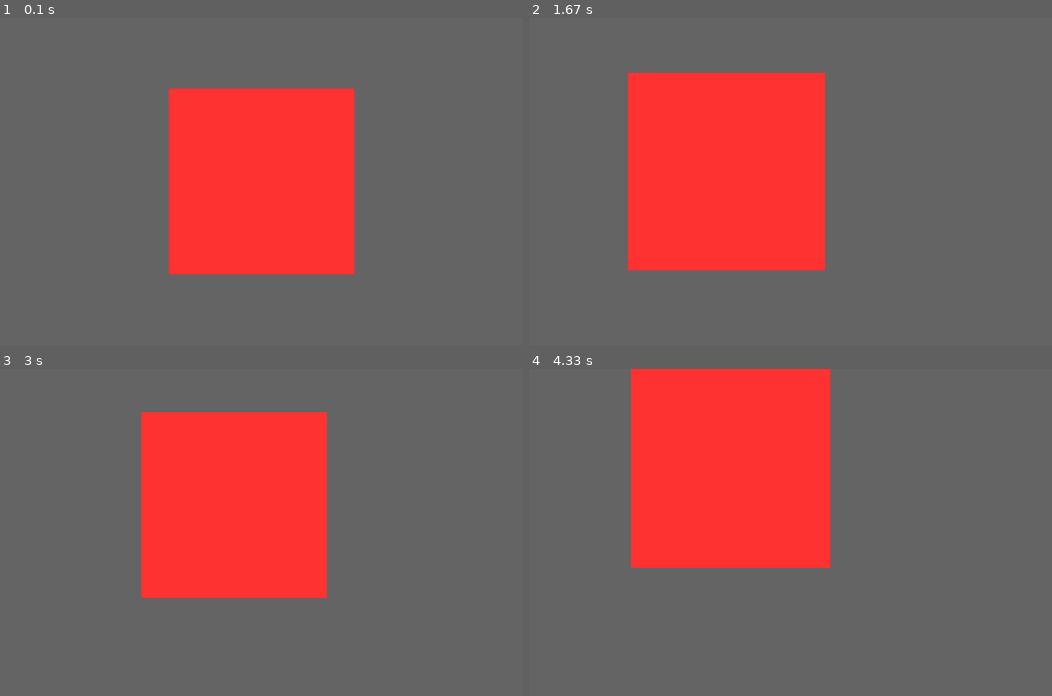
Above: before the commit, frames 1-4 (two rows, left to right).
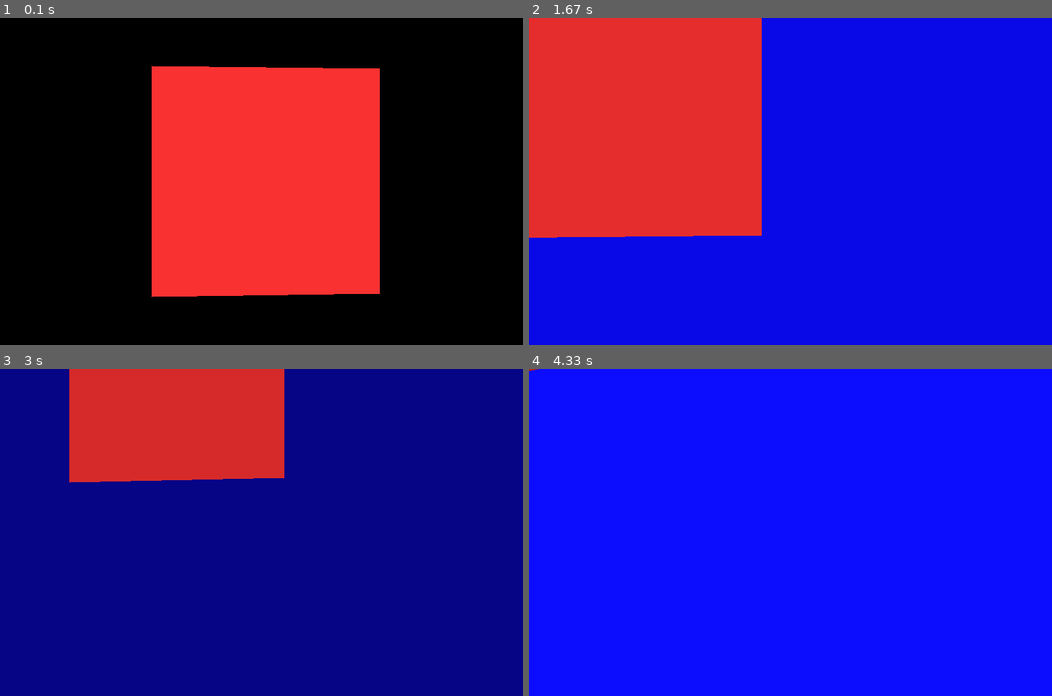
Above: after the commit, the same moments.

Repository: aaronpwinter/3d_space
Game: pygame game, started from pygame_example.py
The game is run twice, just before and just after one commit, with the same random seed, the same clock (stepped at 60 frames per second) and the same inputs.
Inputs (mouse positions are in pixels of both pictures, inside the frame that each line leads up to):
- Up to frame 1 (0.1 s): no input
- Up to frame 2 (1.67 s): hold D 0.33-0.8 s; move the mouse to (769, 194) at 0.37 s; click (957, 171) at 0.9 s; hold W 1.17-1.47 s; tap Shift at 1.23, 1.57 s; hold D from 1.5 s (still down)
- Up to frame 3 (3 s): tap Shift at 1.87, 2.07, 2.37, 2.63, 2.97 s; release D at 1.97 s; hold A 2-2.53 s; hold S 2.57-2.87 s; hold A from 2.9 s (still down)
- Up to frame 4 (4.33 s): release A at 3.3 s; hold W 3.33-3.7 s; tap Shift at 3.4, 3.8, 4.1 s; hold D from 3.73 s (still down)

The runs differ from the first frame. In frame 1, 80% of the frame differs, in the area x 0-100%, y 0-100%; in frame 2, 100%; in frame 3, 100%; in frame 4, 100%.

Commit message:
added base objects and models and a moving example

Diff:
--- a/camera.py
+++ b/camera.py
@@ -1,5 +1,6 @@
 from linear_algebra import Vector
 from rotation import Rotation
+import math
 
 _DEFAULT_FOCUS = (0,0,-100)
 _DEFAULT_LOCATION = (0,0,-10)
@@ -40,7 +41,7 @@
         trans_v = self._rot/trans_v #Rotate it (inverse)
         trans_v = trans_v + self._focus
 
-        if trans_v[2] <= self._focus[2]: return Vector(0,0), self.BEHIND
+        if trans_v[2] <= self._focus[2]: return Vector(0,0), self.BEHIND, trans_v[2]
 
         intersection_finder = trans_v - self._focus #Vector from focus to translated vector
         #Now, intersection is when z=0, and z=0 at -self._focus[z]/intersection_finder[z]
@@ -60,8 +61,8 @@
             #Will make origin (0,0) middle of screen
             returning = Vector((returning[0]*fov_mult)+(self._screen[0]/2), (self._screen[1]/2)-(returning[1]*fov_mult))
 
-        if trans_v[2] <= 0: return returning, self.BETWEEN
-        return returning, self.IN_FRONT
+        if trans_v[2] <= 0: return returning, self.BETWEEN, trans_v[2]
+        return returning, self.IN_FRONT, trans_v[2]
         #Where the v vector is relative to focus and screen
 
     def move_focus(self, v: Vector):
@@ -72,16 +73,17 @@
 
     def move(self, v: Vector):
         '''
-        This will move where the focus point is in 3D space. (relative to the rotation)
+        This will move where the focus point is in 3D space. (relative to the rotation).
         '''
         v = self._rot*v
         self._loc += v
 
     def rotate(self, r: Rotation):
         '''
-        Rotates the camera, relative to where its currently looking
+        Rotates the camera, relative to where its currently looking. Will not let x rotation go over 90deg or under 90deg
         '''
         self._rot += r
+        self._rot[0] = max(-math.pi/2, min(math.pi/2, self._rot[0]))
 
     def focus_to(self, v: Vector) -> Vector:
         '''
--- a/linear_algebra.py
+++ b/linear_algebra.py
@@ -72,6 +72,8 @@
         assert vectors[0].dimension() - 1 == len(vectors)
         assert all(vectors[0].dimension() == i.dimension() for i in vectors)
 
+        da_matrix = Matrix(vectors)
+        return Vector(*(da_matrix.cofactor(x, -2) for x in range(len(vectors)+1)))
 
     #Dunder methods
     def __iter__(self):
--- /dev/null
+++ b/models.py
@@ -0,0 +1,67 @@
+import shapes
+from linear_algebra import Vector
+from rotation import Rotation
+import math
+
+
+class Model:
+
+    def __init__(self, *sub_objects, location: Vector = Vector(0,0,0), rotation: Rotation = Rotation(0,0,0)):
+        self._loc = location
+        self._rot = rotation
+        self._objects = [*sub_objects]
+
+    def move(self, movement: Vector):
+        '''
+        Moves the object's location by just adding it to movement.
+        '''
+        self._loc += movement
+
+    def move_rotation(self, movement: Vector):
+        '''
+        Moves the object relative to the object's rotation.
+        '''
+        self._loc += movement*self._rot
+
+    def rotate(self, rotation: Rotation):
+        self._rot += rotation
+
+    def add_object(self, obj):
+        self._objects.append(obj)
+
+    def draw(self, camera, higher_movement: [Vector] = list(), higher_rotation: [Rotation] = list()) \
+                    -> ['center distance', 'cam location', 'drawing type', 'drawing arguments (ex. list of vectors)']:
+        #newpts = mypoints*rotation + location
+        #newpts = newpts*higher_rotation + higher_movement
+        #cam(newpts)
+        #new_move =
+
+        returning = []
+
+        for o in self._objects:
+            if isinstance(o, shapes.BaseObject):
+                returning.append(o.draw(camera, higher_movement + [self._loc], higher_rotation + [self._rot]))
+            else:
+                returning.extend(o.draw(camera, higher_movement + [self._loc], higher_rotation + [self._rot]))
+
+        return returning
+
+    def _translate_pt(self, v: Vector, higher_movement= Vector(0,0,0), higher_rotation = Rotation(0,0,0)) -> Vector:
+        '''
+        Will translate a point based on this object's location, rotation, and a higher power's location+rotation.
+        '''
+        new_v = (self._rot*v) + self._loc
+        new_v = (higher_rotation*new_v) + higher_movement
+        return new_v
+
+
+class Cube(Model):
+    def __init__(self, edge_length, color, location, rotation):
+        sub_objs = []
+        sub_objs.append(shapes.Quadrilateral(Vector(-edge_length/2,-edge_length/2,0),Vector(edge_length/2,-edge_length/2,0),Vector(edge_length/2,edge_length/2,0),Vector(-edge_length/2,edge_length/2,0),color,location=Vector(0,0,-edge_length/2),rotation=Rotation(0,0,0)))
+        sub_objs.append(shapes.Quadrilateral(Vector(-edge_length/2,-edge_length/2,0),Vector(edge_length/2,-edge_length/2,0),Vector(edge_length/2,edge_length/2,0),Vector(-edge_length/2,edge_length/2,0),color,location=Vector(0,0,edge_length/2),rotation=Rotation(0,math.pi,0)))
+        sub_objs.append(shapes.Quadrilateral(Vector(-edge_length/2,-edge_length/2,0),Vector(edge_length/2,-edge_length/2,0),Vector(edge_length/2,edge_length/2,0),Vector(-edge_length/2,edge_length/2,0),color,location=Vector(edge_length/2,0,0),rotation=Rotation(0,math.pi/2,0)))
+        sub_objs.append(shapes.Quadrilateral(Vector(-edge_length/2,-edge_length/2,0),Vector(edge_length/2,-edge_length/2,0),Vector(edge_length/2,edge_length/2,0),Vector(-edge_length/2,edge_length/2,0),color,location=Vector(-edge_length/2,0,0),rotation=Rotation(0,-math.pi/2,0)))
+        sub_objs.append(shapes.Quadrilateral(Vector(-edge_length/2,-edge_length/2,0),Vector(edge_length/2,-edge_length/2,0),Vector(edge_length/2,edge_length/2,0),Vector(-edge_length/2,edge_length/2,0),color,location=Vector(0,edge_length/2,0),rotation=Rotation(-math.pi/2,0,0)))
+        sub_objs.append(shapes.Quadrilateral(Vector(-edge_length/2,-edge_length/2,0),Vector(edge_length/2,-edge_length/2,0),Vector(edge_length/2,edge_length/2,0),Vector(-edge_length/2,edge_length/2,0),color,location=Vector(0,-edge_length/2,0),rotation=Rotation(math.pi/2,0,0)))
+        Model.__init__(self,*sub_objs,location= location,rotation= rotation)
--- a/pygame_example.py
+++ b/pygame_example.py
@@ -1,6 +1,10 @@
 from linear_algebra import Vector
 from rotation import Rotation
 from camera import Camera
+import shapes
+from models import Model
+import models
+import math
 
 import pygame
 
@@ -20,6 +24,7 @@
         self._surface = None
 
         #Example shapes
+        self._shapes = None
         self._rectangle = None
         self._rect_color = None
 
@@ -59,9 +64,35 @@
         self._cam = Camera(rotation = rotation)
 
         #Example shapes
+        self._shapes = []
+        #self._shapes.append(shapes.Triangle(Vector(100,100,100),Vector(-100,100,100),Vector(0,0,100),(255,100,100),outline=(0,0,0)))
+        #self._shapes.append(shapes.Triangle(Vector(-100,100,100),Vector(100,100,100),Vector(0,100,200),(100,255,100),outline=(0,0,0)))
+        #self._shapes.append(shapes.Triangle(Vector(100,100,100),Vector(0,0,100),Vector(0,100,200),(100,100,255),outline=(0,0,0)))
+        #self._shapes.append(shapes.Triangle(Vector(-100,100,100),Vector(0,100,200),Vector(0,0,100),(255,255,100),outline=(0,0,0)))
+        self._model = models.Cube(200,(255,50,50),location = Vector(0,0,500),rotation=Rotation(0,0,0))
+        self._model2 = models.Cube(100,(100,255,50),location = Vector(400,40,300),rotation=Rotation(.1,0,0))
+        self._model3 = models.Cube(1000,(100,100,2555),location = Vector(0,0,0),rotation=Rotation(0,0,0))
+        self._shapes.append(self._model)
+        self._shapes.append(self._model2)
+        self._shapes.append(self._model3)
+        # self._model = Model(location = Vector(0,0,500), rotation=Rotation(0,.5,0))
+        #self._shapes.append(self._model)
+        #self._model.add_object(shapes.Quadrilateral(Vector(-100,-100,0),Vector(100,-100,0),Vector(100,100,0),Vector(-100,100,0),(255,100,100),location=Vector(0,0,-100),rotation=Rotation(0,0,0)))
+        #self._model.add_object(shapes.Quadrilateral(Vector(-100,-100,0),Vector(100,-100,0),Vector(100,100,0),Vector(-100,100,0),(255,100,100),location=Vector(0,0,100),rotation=Rotation(0,math.pi,0)))
+        #self._model.add_object(shapes.Quadrilateral(Vector(-100,-100,0),Vector(100,-100,0),Vector(100,100,0),Vector(-100,100,0),(255,100,100),location=Vector(100,0,0),rotation=Rotation(0,math.pi/2,0)))
+        #self._model.add_object(shapes.Quadrilateral(Vector(-100,-100,0),Vector(100,-100,0),Vector(100,100,0),Vector(-100,100,0),(255,100,100),location=Vector(-100,0,0),rotation=Rotation(0,-math.pi/2,0)))
+        #self._model.add_object(shapes.Quadrilateral(Vector(-100,-100,0),Vector(100,-100,0),Vector(100,100,0),Vector(-100,100,0),(255,100,100),location=Vector(0,100,0),rotation=Rotation(-math.pi/2,0,0)))
+        #self._model.add_object(shapes.Quadrilateral(Vector(-100,-100,0),Vector(100,-100,0),Vector(100,100,0),Vector(-100,100,0),(255,100,100),location=Vector(0,-100,0),rotation=Rotation(math.pi/2,0,0)))
+        #self._shapes.append(shapes.Quadrilateral(Vector(-100,-100,0),Vector(100,-100,0),Vector(100,100,0),Vector(-100,100,0),(255,100,100),location=Vector(0,0,100),rotation=Rotation(0,0,0)))
+        #self._shapes.append(shapes.Quadrilateral(Vector(-100,-100,0),Vector(100,-100,0),Vector(100,100,0),Vector(-100,100,0),(255,100,100),location=Vector(0,0,300),rotation=Rotation(0,math.pi,0)))
+        #self._shapes.append(shapes.Quadrilateral(Vector(-100,-100,0),Vector(100,-100,0),Vector(100,100,0),Vector(-100,100,0),(255,100,100),location=Vector(100,0,200),rotation=Rotation(0,math.pi/2,0)))
+        #self._shapes.append(shapes.Quadrilateral(Vector(-100,-100,0),Vector(100,-100,0),Vector(100,100,0),Vector(-100,100,0),(255,100,100),location=Vector(-100,0,200),rotation=Rotation(0,-math.pi/2,0)))
+        #self._shapes.append(shapes.Quadrilateral(Vector(-100,-100,0),Vector(100,-100,0),Vector(100,100,0),Vector(-100,100,0),(255,100,100),location=Vector(0,100,200),rotation=Rotation(-math.pi/2,0,0)))
+        #self._shapes.append(shapes.Quadrilateral(Vector(-100,-100,0),Vector(100,-100,0),Vector(100,100,0),Vector(-100,100,0),(255,100,100),location=Vector(0,-100,200),rotation=Rotation(math.pi/2,0,0)))
+
         #self._rectangle = [(-50,50,20), (50,50,20),(50,-50,200),(-50,-50,200)]
-        self._rectangle = [(-200,200,1000), (200,200,1000),(200,-200,1000),(-200,-200,1000)]
-        self._rect_color = pygame.Color(255,50,50)
+        #self._rectangle = [(-200,200,1000), (200,200,1000),(200,-200,1000),(-200,-200,1000)]
+        #self._rect_color = pygame.Color(255,50,50)
 
         self._resize_display(_WINDOW_SIZE)
 
@@ -71,6 +102,11 @@
         '''
         for event in pygame.event.get():
             self._handle_event(event)
+
+        self._model.rotate((0,.05,0))
+        self._model.move((0,math.sin(self._frame/25)*2,0))
+        self._model2.rotate((0,-.03,0))
+        self._model2.move((0,-math.sin(self._frame/25)*3,0))
 
     def _handle_event(self, event) -> None:
         '''
@@ -134,6 +170,7 @@
                                     pygame.Rect(0, 0, self._surface.get_width(),
                                                 self._surface.get_height()))
 
+        '''
         #Example rectangle
         rect_trans = []
         behind = False
@@ -143,6 +180,34 @@
             rect_trans.append(new_v)#self._translate_to_origin(new_v))
 
         if not behind: pygame.draw.polygon(self._surface, self._rect_color, rect_trans)
+        '''
+        #Shapes
+        drawings = []
+        for s in self._shapes:
+            if isinstance(s, shapes.BaseObject):
+                dist, loc, draw_type, *draw_args = s.draw(self._cam)
+                if loc == Camera.IN_FRONT:
+                    drawings.append([dist, draw_type, draw_args])
+            else: #model
+                shps = s.draw(self._cam)
+                for dist, loc, draw_type, *draw_args in shps:
+                    if loc == Camera.IN_FRONT:
+                        drawings.append([dist, draw_type, draw_args])
+
+
+        sort_dist = sorted(drawings, key=lambda x: x[0], reverse=True)
+        for s in sort_dist:
+            if s[1] == shapes.BaseObject.FILL:
+                pygame.draw.polygon(self._surface,s[2][1],s[2][0])
+            elif s[1] == shapes.BaseObject.OUTLINE:
+                pygame.draw.lines(self._surface, s[2][2],True,s[2][0],4)
+            elif s[1] == shapes.BaseObject.FILL_OUTLINE:
+                pygame.draw.polygon(self._surface,s[2][1],s[2][0])
+                pygame.draw.lines(self._surface, s[2][2],True,s[2][0],1)
+            elif s[1] == shapes.BaseObject.IMAGE:
+                pass
+            else:
+                pass
 
         pygame.display.flip()
 
--- a/rotation.py
+++ b/rotation.py
@@ -38,6 +38,11 @@
         if index == 1 or index == 'y': return self._y
         if index == 2 or index == 'z': return self._z
 
+    def __setitem__(self, index, value):
+        if index == 0 or index == 'x': self._x = value
+        if index == 1 or index == 'y': self._y = value
+        if index == 2 or index == 'z': self._z = value
+
 
     def __mul__(self, right):
         '''
--- /dev/null
+++ b/shapes.py
@@ -0,0 +1,144 @@
+from linear_algebra import Vector
+from rotation import Rotation
+import math
+
+
+class BaseObject:
+
+    #Drawing types
+    FILL = 0
+    OUTLINE = 1
+    FILL_OUTLINE = 2
+    IMAGE = 3
+
+    def __init__(self, location: Vector = Vector(0,0,0), rotation: Rotation = Rotation(0,0,0)):
+        self._loc = location
+        self._rot = rotation
+
+    def move(self, movement: Vector):
+        '''
+        Moves the object's location by just adding it to movement.
+        '''
+        self._loc += movement
+
+    def move_rotation(self, movement: Vector):
+        '''
+        Moves the object relative to the object's rotation.
+        '''
+        self._loc += movement*self._rot
+
+    def rotate(self, rotation: Rotation):
+        self._rot += rotation
+
+    def draw(self, camera, higher_movement: [Vector] = list(), higher_rotation: [Rotation] = list()) \
+                    -> ['center distance', 'cam location', 'drawing type', 'drawing arguments (ex. list of vectors)']:
+        #newpts = mypoints*rotation + location
+        #newpts = newpts*higher_rotation + higher_movement
+        #cam(newpts)
+        pass
+
+    def _translate_pt(self, v: Vector, higher_movement: [Vector] = list(), higher_rotation: [Rotation] = list()) -> Vector:
+        '''
+        Will translate a point based on this object's location, rotation, and a higher power's location+rotation.
+        '''
+        new_v = (self._rot*v) + self._loc
+        for mov,rot in zip(higher_movement[::-1], higher_rotation[::-1]):
+            new_v = (rot*new_v) + mov
+        return new_v
+
+
+
+
+class Triangle(BaseObject):
+    def __init__(self, v1, v2, v3: Vector, color = None, outline = None, location: Vector = Vector(0,0,0), rotation: Rotation = Rotation(0,0,0)):
+        BaseObject.__init__(self, location, rotation)
+
+        self._v1 = v1
+        self._v2 = v2
+        self._v3 = v3
+
+        self._color = color
+        self._outline = outline
+        self._draw_type = self.FILL_OUTLINE if (color != None and outline != None) else (self.FILL if (color != None and outline == None) else self.OUTLINE)
+
+    def draw(self, camera, higher_movement: [Vector] = list(), higher_rotation: [Rotation] = list()):
+        p1 = self._translate_pt(self._v1, higher_movement, higher_rotation)
+        p2 = self._translate_pt(self._v2, higher_movement, higher_rotation)
+        p3 = self._translate_pt(self._v3, higher_movement, higher_rotation)
+
+        p1p2 = p2 - p1
+        p3p2 = p3 - p2
+        normal = Vector.cross(p1p2, p3p2)
+
+        center = (p1+p2+p3)/3
+        cam_to_center = camera.focus_to(center)
+
+        angle_diff = normal.angle_diff(cam_to_center)
+
+        cam_p1, p1_loc,z1 = camera(p1)
+        cam_p2, p2_loc,z2 = camera(p2)
+        cam_p3, p3_loc,z3 = camera(p3)
+
+        new_color = [0,0,0,255]
+        new_outline = self._outline
+        if self._color != None:
+            new_color[0] = self._color[0]*(1-angle_diff/math.pi)
+            new_color[1] = self._color[1]*(1-angle_diff/math.pi)
+            new_color[2] = self._color[2]*(1-angle_diff/math.pi)
+            try:
+                new_color[3] = self._color[3]
+            except Exception as e:
+                new_color[3] = 255
+
+        #cam_to_center.mag()
+        return max(z1,z2,z3), max(p1_loc,p2_loc,p3_loc), self._draw_type, [cam_p1, cam_p2, cam_p3], new_color, new_outline
+        # draw = dist, cam_loc, draw_type, *draw_args
+
+
+class Quadrilateral(BaseObject):
+    def __init__(self, v1, v2, v3, v4: Vector, color = None, outline = None, location: Vector = Vector(0,0,0), rotation: Rotation = Rotation(0,0,0)):
+        BaseObject.__init__(self, location, rotation)
+
+        self._v1 = v1
+        self._v2 = v2
+        self._v3 = v3
+        self._v4 = v4
+
+        self._color = color
+        self._outline = outline
+        self._draw_type = self.FILL_OUTLINE if (color != None and outline != None) else (self.FILL if (color != None and outline == None) else self.OUTLINE)
+
+    def draw(self, camera, higher_movement: [Vector] = list(), higher_rotation: [Rotation] = list()):
+        p1 = self._translate_pt(self._v1, higher_movement, higher_rotation)
+        p2 = self._translate_pt(self._v2, higher_movement, higher_rotation)
+        p3 = self._translate_pt(self._v3, higher_movement, higher_rotation)
+        p4 = self._translate_pt(self._v4, higher_movement, higher_rotation)
+
+        p1p2 = p2 - p1
+        p3p2 = p3 - p2
+        normal = Vector.cross(p1p2, p3p2)
+
+        center = (p1+p2+p3+p4)/4
+        cam_to_center = camera.focus_to(center)
+
+        angle_diff = normal.angle_diff(cam_to_center)
+
+        cam_p1, p1_loc,z1 = camera(p1)
+        cam_p2, p2_loc,z2 = camera(p2)
+        cam_p3, p3_loc,z3 = camera(p3)
+        cam_p4, p4_loc,z4 = camera(p4)
+
+        new_color = [0,0,0,255]
+        new_outline = self._outline
+        if self._color != None:
+            new_color[0] = min(255, max(0, self._color[0]*(1-angle_diff/math.pi)))
+            new_color[1] = min(255, max(0, self._color[1]*(1-angle_diff/math.pi)))
+            new_color[2] = min(255, max(0, self._color[2]*(1-angle_diff/math.pi)))
+            try:
+                new_color[3] = self._color[3]
+            except Exception as e:
+                new_color[3] = 255
+
+        #cam_to_center.mag()
+        return max(z1,z2,z3,z4), max(p1_loc,p2_loc,p3_loc,p4_loc), self._draw_type, [cam_p1, cam_p2, cam_p3, cam_p4], new_color, new_outline
+        # draw = dist, cam_loc, draw_type, *draw_args
Not shown, changed: todo
